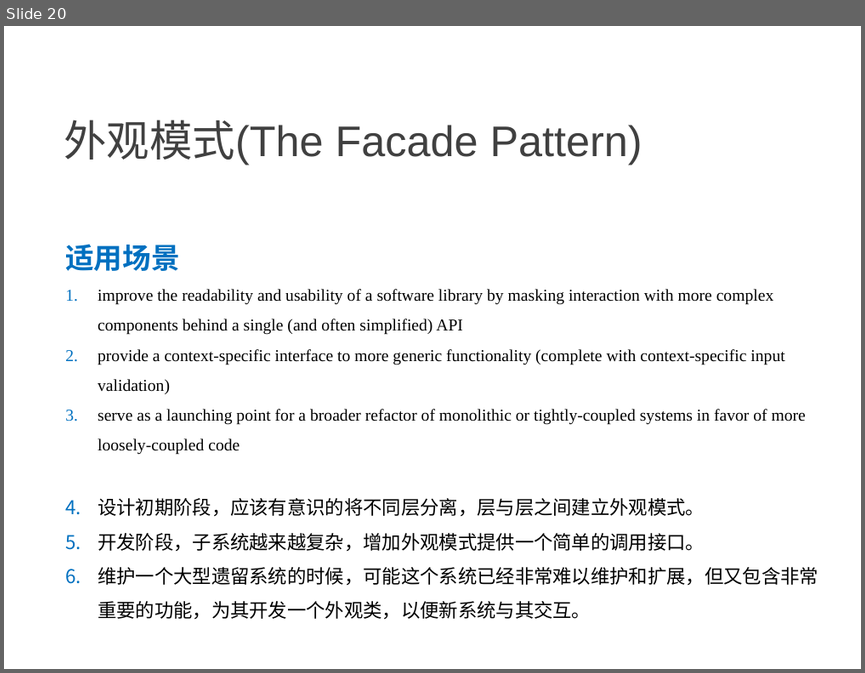
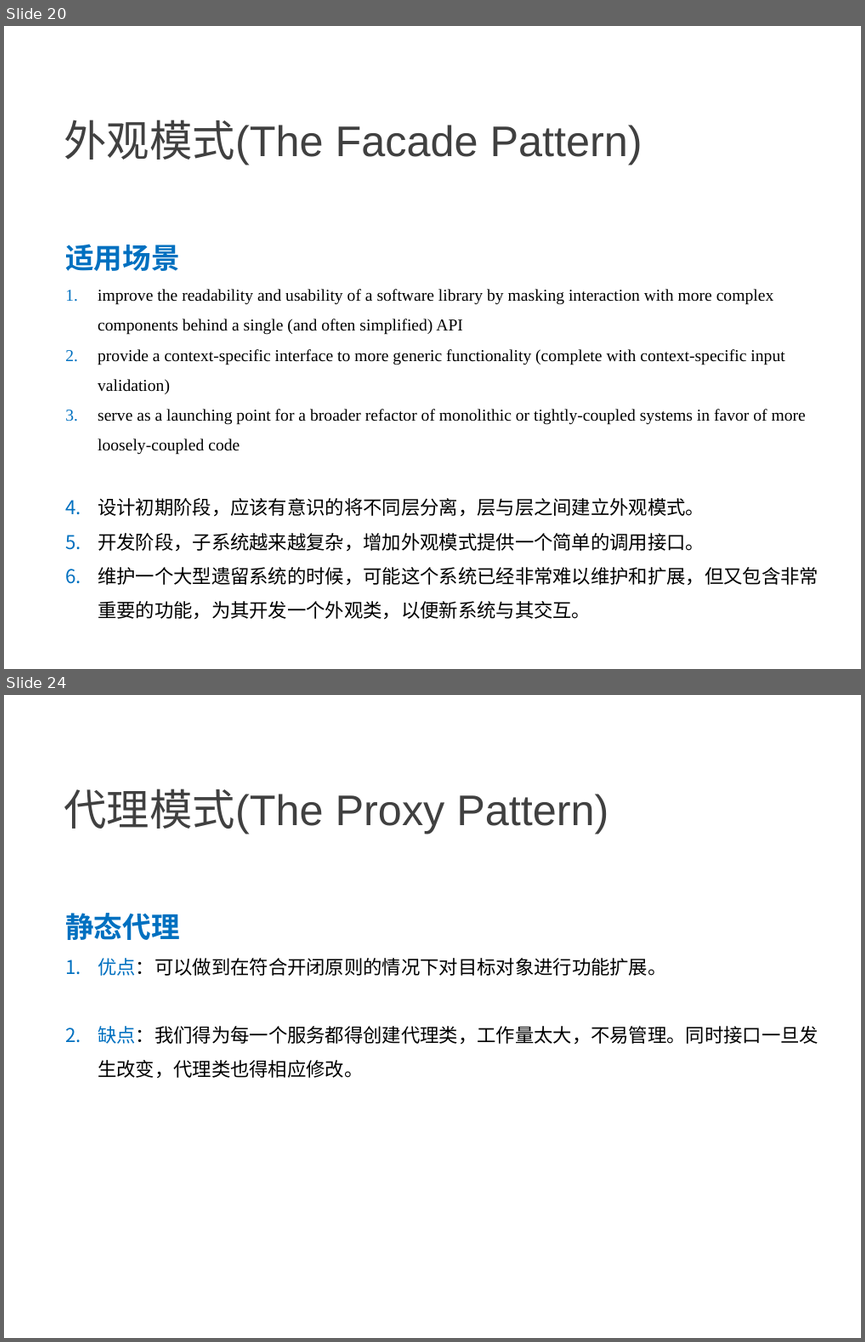
Before and after one commit to NewGr8Player/My-PPT, a slide deck: Design pattern/3.设计模式-结构型模式.pptx. Shown one above the other, each under a label of ours: slide 20 before the commit, slides 20 and 24 after it; the slides between them are not shown. The pictures are 865x673 and 865x1342 pixels, drawn with LibreOffice and Linux fonts; fonts in the diff are those of the drawing. Boxes give left, top, right and bottom in pixels: in the first picture for what was removed or moved away, otherwise in the second. Text is boxed around its words. In the diff, an @@ line names an element or a change of style, - is before the commit and + after.

Commit message:
Add     - 代理模式     - 桥接模式     - 享元模式

```diff
--- a/Design pattern/3.设计模式-结构型模式.pptx
+++ b/Design pattern/3.设计模式-结构型模式.pptx
@@ slide 24 added at (4, 695, 861, 1338), background #FFFFFF @@
@@ text added at (64, 789, 608, 834), 36 pt, text #404040 @@
+代理模式(The Proxy Pattern)
@@ text added at (65, 913, 818, 1078), 16 pt, text #000000 @@
+静态代理
+1. 优点：可以做到在符合开闭原则的情况下对目标对象进行功能扩展。
+2. 缺点：我们得为每一个服务都得创建代理类，工作量太大，不易管理。同时接口一旦发生改变，代理类也得相应修改。
```
Also in this commit, not shown: 12 other slides added.
